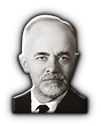
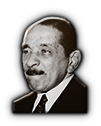
Layered file, before and after one edit (101 x 126). Changes by layer:
painted on "Leader_Portrait_Template_For_Now" over [13, 14, 87, 113]
